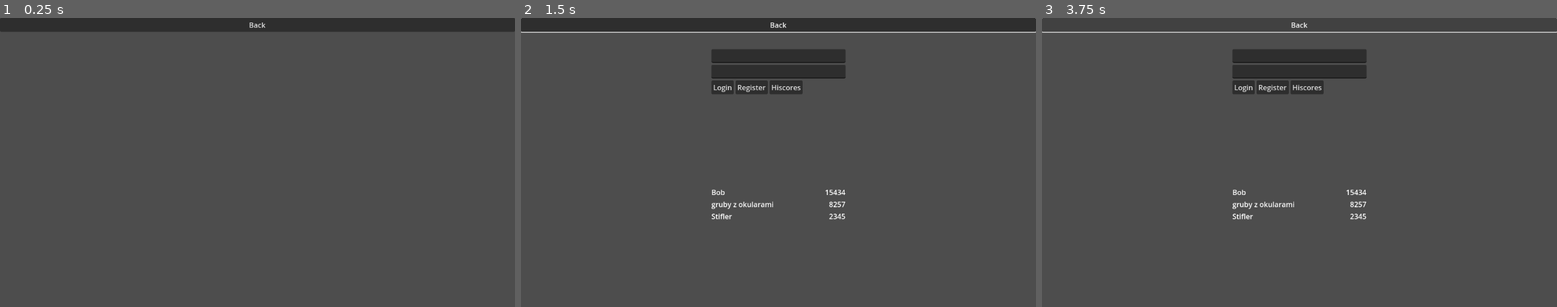
Above: before the commit, frames 1-3 (left to right).
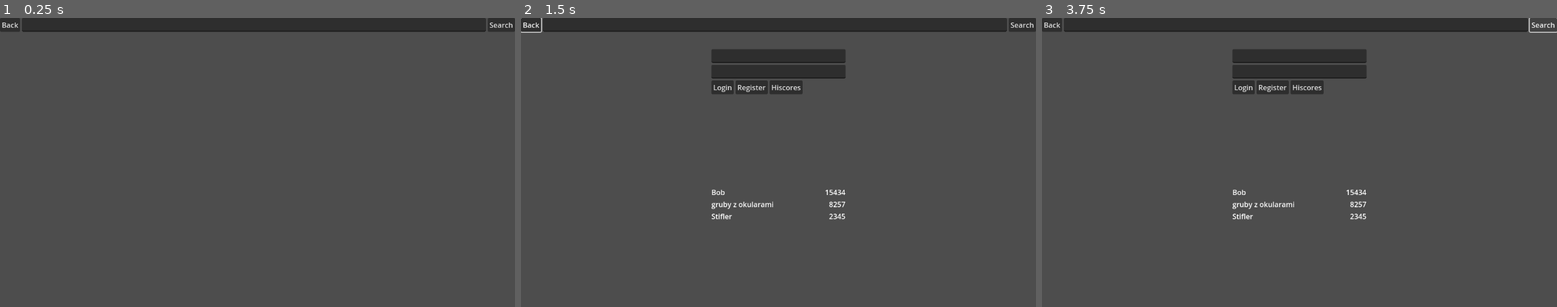
Above: after the commit, the same moments.

Repository: ghorshy/multiplayer-game
Game: Godot game, scene res://states/browsing_hiscores/browsing_hiscores.tscn
Two runs of this game, one before a commit and one after it. Both use one fixed random seed, a clock stepped at 60 frames per second and the inputs below. This scene is started directly instead of the project's main scene.
Inputs (mouse positions are in pixels of both pictures, inside the frame that each line leads up to):
- Up to frame 1 (0.25 s): no input
- Up to frame 2 (1.5 s): click "Back" at 0.5 s; click (778, 55) at 1.27 s; type "Alex" at 1.35 s
- Up to frame 3 (3.75 s): click (1299, 72) at 1.5 s; type "12" at 1.58 s; click "Login" at 2 s; click "Register" at 2.75 s; click (1541, 23) at 3.5 s, where only the run after the commit has a clickable "Search"

The runs differ from the first frame. In frame 1, 0.1% of the frame differs, in the area x 0-100%, y 0-5%; in frame 2, 0.6%; in frame 3, 0.9%, in the area x 0-100%, y 0-6%.

Commit message:
Hiscore browser

Diff:
--- a/client/packets.gd
+++ b/client/packets.gd
@@ -1586,6 +1586,51 @@
 			return PB_ERR.PARSE_INCOMPLETE
 		return result
 
+class SearchHiscoreMessage:
+	func _init():
+		var service
+
+		__name = PBField.new("name", PB_DATA_TYPE.STRING, PB_RULE.OPTIONAL, 1, true, DEFAULT_VALUES_3[PB_DATA_TYPE.STRING])
+		service = PBServiceField.new()
+		service.field = __name
+		data[__name.tag] = service
+
+	var data = {}
+
+	var __name: PBField
+	func has_name() -> bool:
+		if __name.value != null:
+			return true
+		return false
+	func get_name() -> String:
+		return __name.value
+	func clear_name() -> void:
+		data[1].state = PB_SERVICE_STATE.UNFILLED
+		__name.value = DEFAULT_VALUES_3[PB_DATA_TYPE.STRING]
+	func set_name(value : String) -> void:
+		__name.value = value
+
+	func _to_string() -> String:
+		return PBPacker.message_to_string(data)
+
+	func to_bytes() -> PackedByteArray:
+		return PBPacker.pack_message(data)
+
+	func from_bytes(bytes : PackedByteArray, offset : int = 0, limit : int = -1) -> int:
+		var cur_limit = bytes.size()
+		if limit != -1:
+			cur_limit = limit
+		var result = PBPacker.unpack_message(data, bytes, offset, cur_limit)
+		if result == cur_limit:
+			if PBPacker.check_required(data):
+				if limit == -1:
+					return PB_ERR.NO_ERRORS
+			else:
+				return PB_ERR.REQUIRED_FIELDS
+		elif limit == -1 && result > 0:
+			return PB_ERR.PARSE_INCOMPLETE
+		return result
+
 class Packet:
 	func _init():
 		var service
@@ -1690,6 +1735,12 @@
 		service.field = __finished_browsing_hiscores
 		service.func_ref = Callable(self, "new_finished_browsing_hiscores")
 		data[__finished_browsing_hiscores.tag] = service
+
+		__search_hiscore = PBField.new("search_hiscore", PB_DATA_TYPE.MESSAGE, PB_RULE.OPTIONAL, 18, true, DEFAULT_VALUES_3[PB_DATA_TYPE.MESSAGE])
+		service = PBServiceField.new()
+		service.field = __search_hiscore
+		service.func_ref = Callable(self, "new_search_hiscore")
+		data[__search_hiscore.tag] = service
 
 	var data = {}
 
@@ -1748,6 +1799,8 @@
 		data[16].state = PB_SERVICE_STATE.UNFILLED
 		__finished_browsing_hiscores.value = DEFAULT_VALUES_3[PB_DATA_TYPE.MESSAGE]
 		data[17].state = PB_SERVICE_STATE.UNFILLED
+		__search_hiscore.value = DEFAULT_VALUES_3[PB_DATA_TYPE.MESSAGE]
+		data[18].state = PB_SERVICE_STATE.UNFILLED
 		__chat.value = ChatMessage.new()
 		return __chat.value
 
@@ -1793,6 +1846,8 @@
 		data[16].state = PB_SERVICE_STATE.UNFILLED
 		__finished_browsing_hiscores.value = DEFAULT_VALUES_3[PB_DATA_TYPE.MESSAGE]
 		data[17].state = PB_SERVICE_STATE.UNFILLED
+		__search_hiscore.value = DEFAULT_VALUES_3[PB_DATA_TYPE.MESSAGE]
+		data[18].state = PB_SERVICE_STATE.UNFILLED
 		__id.value = IdMessage.new()
 		return __id.value
 
@@ -1838,6 +1893,8 @@
 		data[16].state = PB_SERVICE_STATE.UNFILLED
 		__finished_browsing_hiscores.value = DEFAULT_VALUES_3[PB_DATA_TYPE.MESSAGE]
 		data[17].state = PB_SERVICE_STATE.UNFILLED
+		__search_hiscore.value = DEFAULT_VALUES_3[PB_DATA_TYPE.MESSAGE]
+		data[18].state = PB_SERVICE_STATE.UNFILLED
 		__login_request.value = LoginRequestMessage.new()
 		return __login_request.value
 
@@ -1883,6 +1940,8 @@
 		data[16].state = PB_SERVICE_STATE.UNFILLED
 		__finished_browsing_hiscores.value = DEFAULT_VALUES_3[PB_DATA_TYPE.MESSAGE]
 		data[17].state = PB_SERVICE_STATE.UNFILLED
+		__search_hiscore.value = DEFAULT_VALUES_3[PB_DATA_TYPE.MESSAGE]
+		data[18].state = PB_SERVICE_STATE.UNFILLED
 		__register_request.value = RegisterRequestMessage.new()
 		return __register_request.value
 
@@ -1928,6 +1987,8 @@
 		data[16].state = PB_SERVICE_STATE.UNFILLED
 		__finished_browsing_hiscores.value = DEFAULT_VALUES_3[PB_DATA_TYPE.MESSAGE]
 		data[17].state = PB_SERVICE_STATE.UNFILLED
+		__search_hiscore.value = DEFAULT_VALUES_3[PB_DATA_TYPE.MESSAGE]
+		data[18].state = PB_SERVICE_STATE.UNFILLED
 		__ok_response.value = OkResponseMessage.new()
 		return __ok_response.value
 
@@ -1973,6 +2034,8 @@
 		data[16].state = PB_SERVICE_STATE.UNFILLED
 		__finished_browsing_hiscores.value = DEFAULT_VALUES_3[PB_DATA_TYPE.MESSAGE]
 		data[17].state = PB_SERVICE_STATE.UNFILLED
+		__search_hiscore.value = DEFAULT_VALUES_3[PB_DATA_TYPE.MESSAGE]
+		data[18].state = PB_SERVICE_STATE.UNFILLED
 		__deny_response.value = DenyResponseMessage.new()
 		return __deny_response.value
 
@@ -2018,6 +2081,8 @@
 		data[16].state = PB_SERVICE_STATE.UNFILLED
 		__finished_browsing_hiscores.value = DEFAULT_VALUES_3[PB_DATA_TYPE.MESSAGE]
 		data[17].state = PB_SERVICE_STATE.UNFILLED
+		__search_hiscore.value = DEFAULT_VALUES_3[PB_DATA_TYPE.MESSAGE]
+		data[18].state = PB_SERVICE_STATE.UNFILLED
 		__player.value = PlayerMessage.new()
 		return __player.value
 
@@ -2063,6 +2128,8 @@
 		data[16].state = PB_SERVICE_STATE.UNFILLED
 		__finished_browsing_hiscores.value = DEFAULT_VALUES_3[PB_DATA_TYPE.MESSAGE]
 		data[17].state = PB_SERVICE_STATE.UNFILLED
+		__search_hiscore.value = DEFAULT_VALUES_3[PB_DATA_TYPE.MESSAGE]
+		data[18].state = PB_SERVICE_STATE.UNFILLED
 		__player_direction.value = PlayerDirectionMessage.new()
 		return __player_direction.value
 
@@ -2108,6 +2175,8 @@
 		data[16].state = PB_SERVICE_STATE.UNFILLED
 		__finished_browsing_hiscores.value = DEFAULT_VALUES_3[PB_DATA_TYPE.MESSAGE]
 		data[17].state = PB_SERVICE_STATE.UNFILLED
+		__search_hiscore.value = DEFAULT_VALUES_3[PB_DATA_TYPE.MESSAGE]
+		data[18].state = PB_SERVICE_STATE.UNFILLED
 		__spore.value = SporeMessage.new()
 		return __spore.value
 
@@ -2153,6 +2222,8 @@
 		data[16].state = PB_SERVICE_STATE.UNFILLED
 		__finished_browsing_hiscores.value = DEFAULT_VALUES_3[PB_DATA_TYPE.MESSAGE]
 		data[17].state = PB_SERVICE_STATE.UNFILLED
+		__search_hiscore.value = DEFAULT_VALUES_3[PB_DATA_TYPE.MESSAGE]
+		data[18].state = PB_SERVICE_STATE.UNFILLED
 		__spore_consumed.value = SporeConsumedMessage.new()
 		return __spore_consumed.value
 
@@ -2198,6 +2269,8 @@
 		data[16].state = PB_SERVICE_STATE.UNFILLED
 		__finished_browsing_hiscores.value = DEFAULT_VALUES_3[PB_DATA_TYPE.MESSAGE]
 		data[17].state = PB_SERVICE_STATE.UNFILLED
+		__search_hiscore.value = DEFAULT_VALUES_3[PB_DATA_TYPE.MESSAGE]
+		data[18].state = PB_SERVICE_STATE.UNFILLED
 		__spores_batch.value = SporesBatchMessage.new()
 		return __spores_batch.value
 
@@ -2243,6 +2316,8 @@
 		data[16].state = PB_SERVICE_STATE.UNFILLED
 		__finished_browsing_hiscores.value = DEFAULT_VALUES_3[PB_DATA_TYPE.MESSAGE]
 		data[17].state = PB_SERVICE_STATE.UNFILLED
+		__search_hiscore.value = DEFAULT_VALUES_3[PB_DATA_TYPE.MESSAGE]
+		data[18].state = PB_SERVICE_STATE.UNFILLED
 		__player_consumed.value = PlayerConsumedMessage.new()
 		return __player_consumed.value
 
@@ -2288,6 +2363,8 @@
 		data[16].state = PB_SERVICE_STATE.UNFILLED
 		__finished_browsing_hiscores.value = DEFAULT_VALUES_3[PB_DATA_TYPE.MESSAGE]
 		data[17].state = PB_SERVICE_STATE.UNFILLED
+		__search_hiscore.value = DEFAULT_VALUES_3[PB_DATA_TYPE.MESSAGE]
+		data[18].state = PB_SERVICE_STATE.UNFILLED
 		__hi_score_board_request.value = HiscoreBoardRequestMessage.new()
 		return __hi_score_board_request.value
 
@@ -2333,6 +2410,8 @@
 		data[16].state = PB_SERVICE_STATE.UNFILLED
 		__finished_browsing_hiscores.value = DEFAULT_VALUES_3[PB_DATA_TYPE.MESSAGE]
 		data[17].state = PB_SERVICE_STATE.UNFILLED
+		__search_hiscore.value = DEFAULT_VALUES_3[PB_DATA_TYPE.MESSAGE]
+		data[18].state = PB_SERVICE_STATE.UNFILLED
 		__hiscore.value = HiscoreMessage.new()
 		return __hiscore.value
 
@@ -2378,6 +2457,8 @@
 		data[16].state = PB_SERVICE_STATE.FILLED
 		__finished_browsing_hiscores.value = DEFAULT_VALUES_3[PB_DATA_TYPE.MESSAGE]
 		data[17].state = PB_SERVICE_STATE.UNFILLED
+		__search_hiscore.value = DEFAULT_VALUES_3[PB_DATA_TYPE.MESSAGE]
+		data[18].state = PB_SERVICE_STATE.UNFILLED
 		__hiscore_board.value = HiscoreBoardMessage.new()
 		return __hiscore_board.value
 
@@ -2423,8 +2504,57 @@
 		__hiscore_board.value = DEFAULT_VALUES_3[PB_DATA_TYPE.MESSAGE]
 		data[16].state = PB_SERVICE_STATE.UNFILLED
 		data[17].state = PB_SERVICE_STATE.FILLED
+		__search_hiscore.value = DEFAULT_VALUES_3[PB_DATA_TYPE.MESSAGE]
+		data[18].state = PB_SERVICE_STATE.UNFILLED
 		__finished_browsing_hiscores.value = FinishedBrowsingHiscoresMessage.new()
 		return __finished_browsing_hiscores.value
+
+	var __search_hiscore: PBField
+	func has_search_hiscore() -> bool:
+		if __search_hiscore.value != null:
+			return true
+		return false
+	func get_search_hiscore() -> SearchHiscoreMessage:
+		return __search_hiscore.value
+	func clear_search_hiscore() -> void:
+		data[18].state = PB_SERVICE_STATE.UNFILLED
+		__search_hiscore.value = DEFAULT_VALUES_3[PB_DATA_TYPE.MESSAGE]
+	func new_search_hiscore() -> SearchHiscoreMessage:
+		__chat.value = DEFAULT_VALUES_3[PB_DATA_TYPE.MESSAGE]
+		data[2].state = PB_SERVICE_STATE.UNFILLED
+		__id.value = DEFAULT_VALUES_3[PB_DATA_TYPE.MESSAGE]
+		data[3].state = PB_SERVICE_STATE.UNFILLED
+		__login_request.value = DEFAULT_VALUES_3[PB_DATA_TYPE.MESSAGE]
+		data[4].state = PB_SERVICE_STATE.UNFILLED
+		__register_request.value = DEFAULT_VALUES_3[PB_DATA_TYPE.MESSAGE]
+		data[5].state = PB_SERVICE_STATE.UNFILLED
+		__ok_response.value = DEFAULT_VALUES_3[PB_DATA_TYPE.MESSAGE]
+		data[6].state = PB_SERVICE_STATE.UNFILLED
+		__deny_response.value = DEFAULT_VALUES_3[PB_DATA_TYPE.MESSAGE]
+		data[7].state = PB_SERVICE_STATE.UNFILLED
+		__player.value = DEFAULT_VALUES_3[PB_DATA_TYPE.MESSAGE]
+		data[8].state = PB_SERVICE_STATE.UNFILLED
+		__player_direction.value = DEFAULT_VALUES_3[PB_DATA_TYPE.MESSAGE]
+		data[9].state = PB_SERVICE_STATE.UNFILLED
+		__spore.value = DEFAULT_VALUES_3[PB_DATA_TYPE.MESSAGE]
+		data[10].state = PB_SERVICE_STATE.UNFILLED
+		__spore_consumed.value = DEFAULT_VALUES_3[PB_DATA_TYPE.MESSAGE]
+		data[11].state = PB_SERVICE_STATE.UNFILLED
+		__spores_batch.value = DEFAULT_VALUES_3[PB_DATA_TYPE.MESSAGE]
+		data[12].state = PB_SERVICE_STATE.UNFILLED
+		__player_consumed.value = DEFAULT_VALUES_3[PB_DATA_TYPE.MESSAGE]
+		data[13].state = PB_SERVICE_STATE.UNFILLED
+		__hi_score_board_request.value = DEFAULT_VALUES_3[PB_DATA_TYPE.MESSAGE]
+		data[14].state = PB_SERVICE_STATE.UNFILLED
+		__hiscore.value = DEFAULT_VALUES_3[PB_DATA_TYPE.MESSAGE]
+		data[15].state = PB_SERVICE_STATE.UNFILLED
+		__hiscore_board.value = DEFAULT_VALUES_3[PB_DATA_TYPE.MESSAGE]
+		data[16].state = PB_SERVICE_STATE.UNFILLED
+		__finished_browsing_hiscores.value = DEFAULT_VALUES_3[PB_DATA_TYPE.MESSAGE]
+		data[17].state = PB_SERVICE_STATE.UNFILLED
+		data[18].state = PB_SERVICE_STATE.FILLED
+		__search_hiscore.value = SearchHiscoreMessage.new()
+		return __search_hiscore.value
 
 	func _to_string() -> String:
 		return PBPacker.message_to_string(data)
--- a/client/states/browsing_hiscores/browsing_hiscores.gd
+++ b/client/states/browsing_hiscores/browsing_hiscores.gd
@@ -2,10 +2,16 @@
 
 const packets := preload("res://packets.gd")
 
-@onready var hiscores: Hiscores = $UI/Hiscores
-@onready var back_button: Button = $UI/VBoxContainer/BackButton
+@onready var back_button: Button = %BackButton
+@onready var line_edit: LineEdit = %LineEdit
+@onready var search_button: Button = %SearchButton
+@onready var hiscores: Hiscores = %Hiscores
+@onready var _log: Log = %Log
+
 
 func _ready() -> void:
+	line_edit.text_submitted.connect(_on_line_edit_text_submitted)
+	search_button.pressed.connect(_on_search_button_pressed)
 	back_button.pressed.connect(_on_back_button_presesed)
 	WS.packet_received.connect(_on_ws_packet_received)
 
@@ -19,11 +25,28 @@
 
 
 func _handle_hiscore_board_msg(hiscore_board_msg: packets.HiscoreBoardMessage) -> void:
+	hiscores.clear_hiscores()
 	for hiscore_msg: packets.HiscoreMessage in hiscore_board_msg.get_hiscores():
 		var name := hiscore_msg.get_name()
 		var rank_and_name := "%d. %s" % [hiscore_msg.get_rank(), name]
 		var score := hiscore_msg.get_score()
-		hiscores.set_hiscore(rank_and_name, score)
+		var highlight := name.to_lower() == line_edit.text.to_lower()
+		hiscores.set_hiscore(rank_and_name, score, highlight)
+
+
+func _handle_deny_response(deny_response_msg: packets.DenyResponseMessage) -> void:
+	_log.error(deny_response_msg.get_reason())
+
+
+func _on_line_edit_text_submitted(new_text: String) -> void:
+	_on_search_button_pressed()
+
+
+func _on_search_button_pressed() -> void:
+	var packet := packets.Packet.new()
+	var search_hiscore_msg := packet.new_search_hiscore()
+	search_hiscore_msg.set_name(line_edit.text)
+	WS.send(packet)
 
 
 func _on_back_button_presesed() -> void:
--- a/client/states/browsing_hiscores/browsing_hiscores.tscn
+++ b/client/states/browsing_hiscores/browsing_hiscores.tscn
@@ -1,7 +1,8 @@
-[gd_scene load_steps=3 format=3 uid="uid://n1bkr4yso6e6"]
+[gd_scene load_steps=4 format=3 uid="uid://n1bkr4yso6e6"]
 
 [ext_resource type="Script" uid="uid://rdw2f3mnbigc" path="res://states/browsing_hiscores/browsing_hiscores.gd" id="1_gr358"]
 [ext_resource type="PackedScene" uid="uid://d4dcg3lj77o8d" path="res://classes/hiscores/hiscores.tscn" id="2_jq3og"]
+[ext_resource type="Script" uid="uid://qms7yu0yo86t" path="res://classes/log/log.gd" id="3_jq3og"]
 
 [node name="BrowsingHiscores" type="Node"]
 script = ExtResource("1_gr358")
@@ -15,9 +16,32 @@
 grow_horizontal = 2
 grow_vertical = 2
 
-[node name="BackButton" type="Button" parent="UI/VBoxContainer"]
+[node name="HBoxContainer" type="HBoxContainer" parent="UI/VBoxContainer"]
+layout_mode = 2
+
+[node name="BackButton" type="Button" parent="UI/VBoxContainer/HBoxContainer"]
+unique_name_in_owner = true
 layout_mode = 2
 text = "Back"
 
+[node name="LineEdit" type="LineEdit" parent="UI/VBoxContainer/HBoxContainer"]
+unique_name_in_owner = true
+layout_mode = 2
+size_flags_horizontal = 3
+
+[node name="SearchButton" type="Button" parent="UI/VBoxContainer/HBoxContainer"]
+unique_name_in_owner = true
+layout_mode = 2
+text = "Search"
+
 [node name="Hiscores" parent="UI/VBoxContainer" instance=ExtResource("2_jq3og")]
+unique_name_in_owner = true
 layout_mode = 2
+size_flags_vertical = 3
+
+[node name="Log" type="RichTextLabel" parent="UI/VBoxContainer"]
+unique_name_in_owner = true
+custom_minimum_size = Vector2(0, 100)
+layout_mode = 2
+script = ExtResource("3_jq3og")
+metadata/_custom_type_script = "uid://qms7yu0yo86t"
Not shown, changed: server/db.sqlite
Not shown, changed: server/internal/server/db/config/queries.sql
Not shown, changed: server/internal/server/db/queries.sql.go
Not shown, changed: server/internal/server/states/browsingHiscores.go
Not shown, changed: server/pkg/packets/packets.pb.go
Not shown, changed: shared/packets.proto
